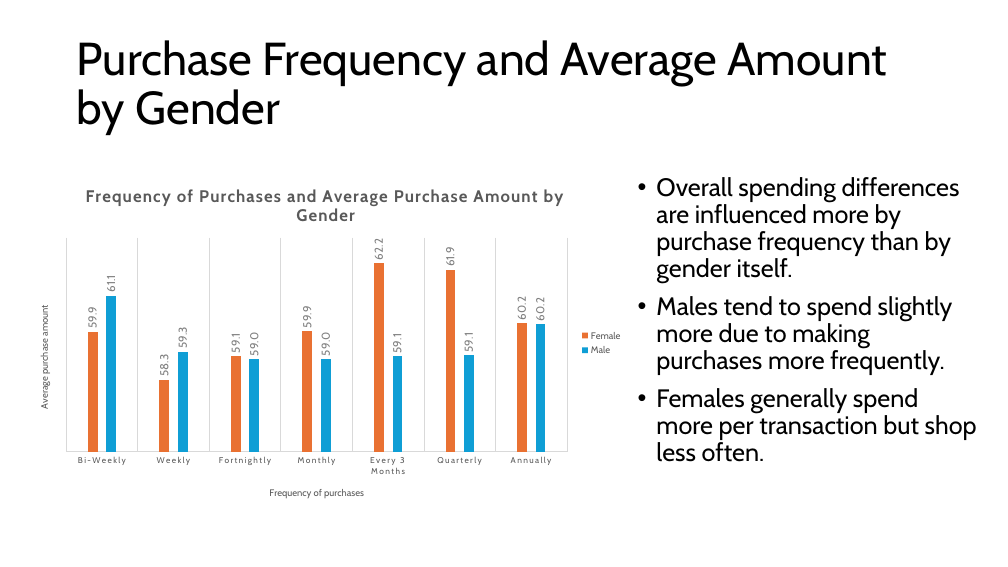
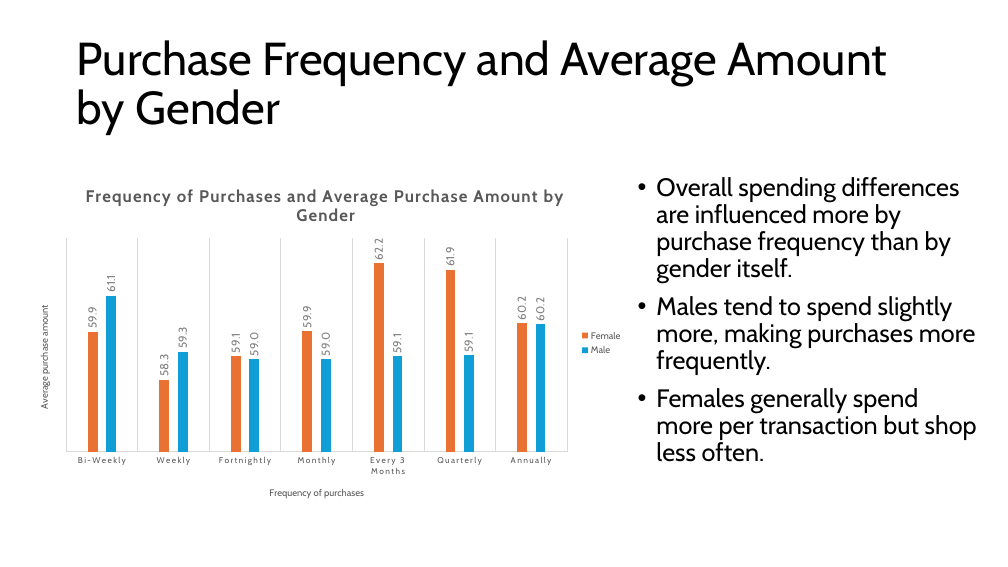
Before and after one commit to ilsecaher/MSDS670_X40_Mid-Term_Project, a slide deck: slide 4 of MSDS670_X40_Data Visualization_AssignmentWk4 - Ilse Severance.pptx. Drawn at 1008x567 pixels with LibreOffice and Linux fonts; fonts in the diff are those of the drawing. Boxes give left, top, right and bottom in pixels: in the first picture for what was removed or moved away, otherwise in the second. Text is boxed around its words. In the diff, an @@ line names an element or a change of style, - is before the commit and + after.

```diff
--- a/MSDS670_X40_Data Visualization_AssignmentWk4 - Ilse Severance.pptx
+++ b/MSDS670_X40_Data Visualization_AssignmentWk4 - Ilse Severance.pptx
@@ text at [656,296,976,375]: text changed @@
-• Males tend to spend slightly more due to making purchases more frequently.
+• Males tend to spend slightly more, making purchases more frequently.
```
Also in this commit, not shown: 2 other slides changed, 1 other file.
